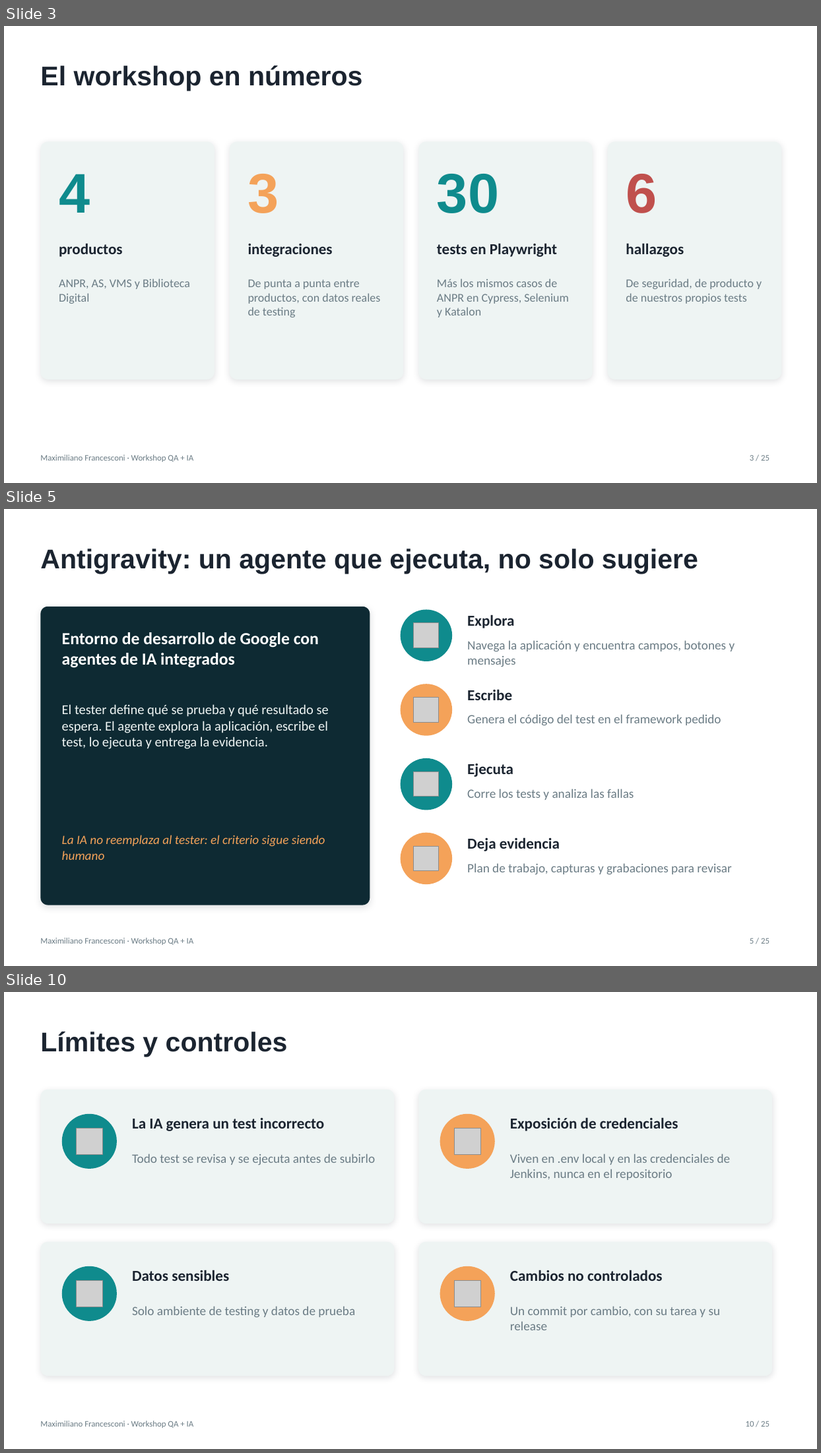
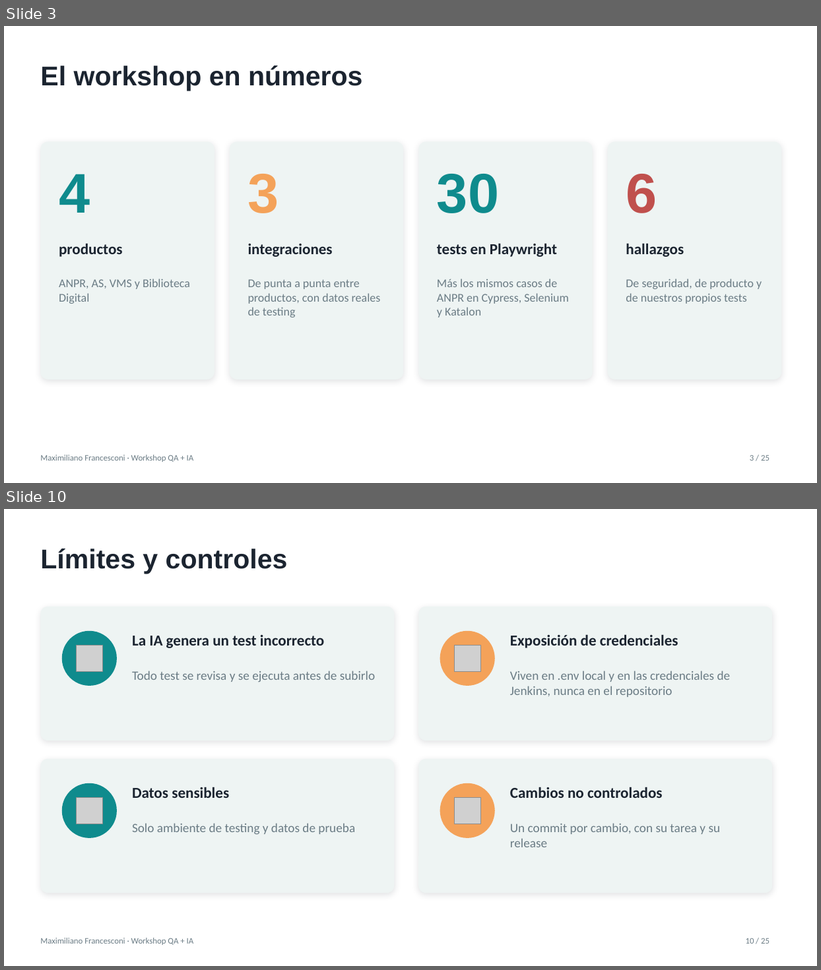
Before and after one commit to maximilianofni/qa-ai-workshop, a slide deck: docs/Workshop-QA-IA.pptx. Shown one above the other, each under a label of ours: slides 3, 5 and 10 before the commit, slides 3 and 10 after it; the slides between them are not shown. The pictures are 821x1453 and 821x970 pixels, drawn with LibreOffice and Linux fonts; fonts in the diff are those of the drawing; grey boxes stand for pictures. Boxes give left, top, right and bottom in pixels: in the first picture for what was removed or moved away, otherwise in the second. Text is boxed around its words. In the diff, an @@ line names an element or a change of style, - is before the commit and + after.

```diff
--- a/docs/Workshop-QA-IA.pptx
+++ b/docs/Workshop-QA-IA.pptx
@@ slide 5 removed at [4,509,817,966], background #FFFFFF; not listed: 2 template elements that a slide beside it also shows @@
@@ title removed at [40,549,698,574] @@
-Antigravity: un agente que ejecuta, no solo sugiere
@@ rounded rectangle removed at [40,607,370,906] @@
@@ ellipse removed at [401,609,452,661] @@
@@ picture removed at [414,623,439,648] @@
@@ text removed at [467,615,514,628] @@
-Explora
@@ text removed at [62,632,319,668] @@
-Entorno de desarrollo de Google con agentes de IA integrados
@@ text removed at [467,640,735,667] @@
-Navega la aplicación y encuentra campos, botones y mensajes
@@ ellipse removed at [401,684,452,736] @@
@@ text removed at [62,704,329,749] @@
-El tester define qué se prueba y qué resultado se espera. El agente explora la aplicación, escribe el test, lo ejecuta y entrega la evidencia.
@@ picture removed at [414,698,439,722] @@
@@ text removed at [467,689,512,700] @@
-Escribe
@@ text removed at [467,714,721,726] @@
-Genera el código del test en el framework pedido
@@ ellipse removed at [401,758,452,811] @@
@@ text removed at [467,764,514,777] @@
-Ejecuta
@@ picture removed at [414,772,439,797] @@
@@ text removed at [467,789,634,800] @@
-Corre los tests y analiza las fallas
@@ text removed at [62,835,325,860] @@
-La IA no reemplaza al tester: el criterio sigue siendo humano
@@ ellipse removed at [401,833,452,885] @@
@@ text removed at [467,838,560,852] @@
-Deja evidencia
@@ picture removed at [414,846,439,871] @@
@@ text removed at [467,863,731,875] @@
-Plan de trabajo, capturas y grabaciones para revisar
@@ page number removed at [750,939,754,944] @@
-5
```
Also in this commit, not shown: 6 slides changed, 3 slides added, 2 other slides removed, 3 other files.
